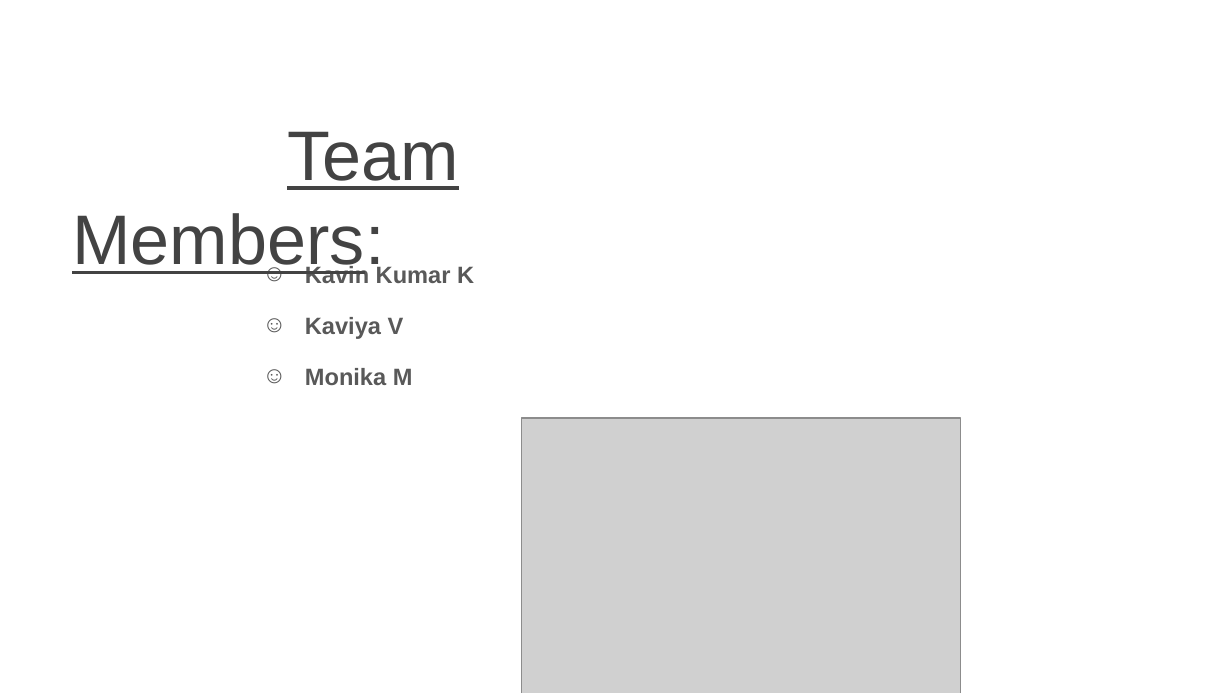
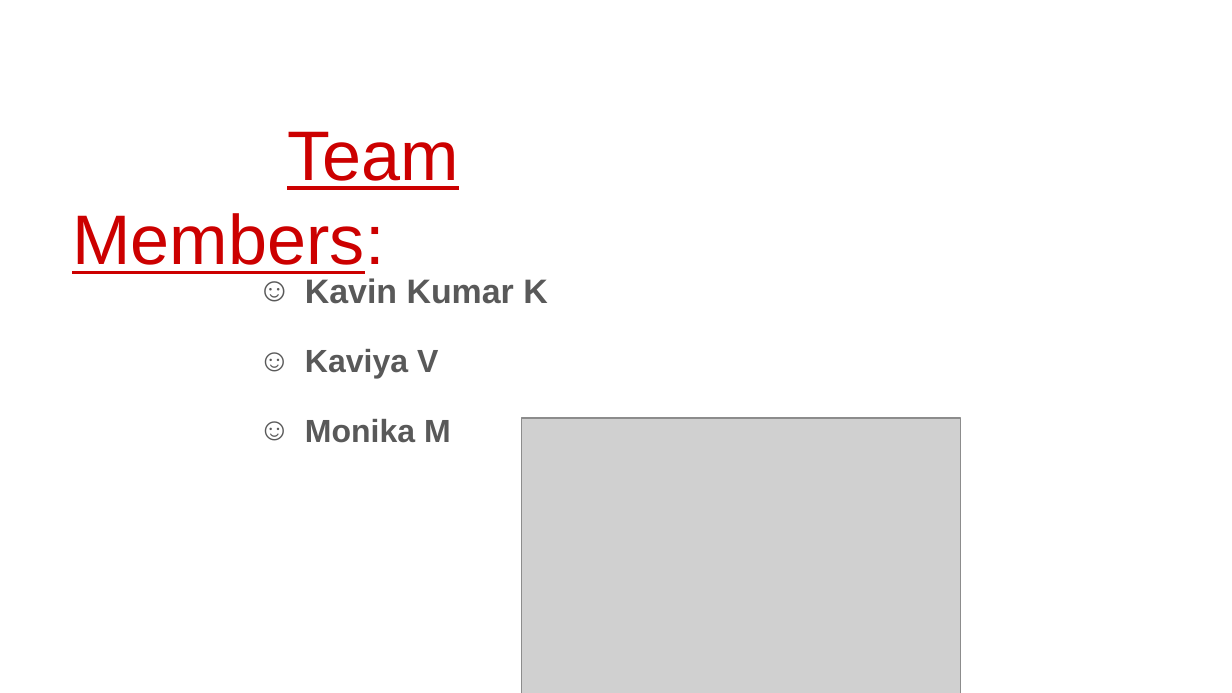
Before and after one commit to karpagamitech/CISHack-KARPAGAM, a slide deck: slide 2 of devils/presentation/PROJECT PROPOSAL.pptx. Drawn at 1232x693 pixels with LibreOffice and Linux fonts; fonts in the diff are those of the drawing; grey boxes stand for pictures. Boxes give left, top, right and bottom in pixels: in the first picture for what was removed or moved away, otherwise in the second. Text is boxed around its words. In the diff, an @@ line names an element or a change of style, - is before the commit and + after.

```diff
--- a/devils/presentation/PROJECT PROPOSAL.pptx
+++ b/devils/presentation/PROJECT PROPOSAL.pptx
@@ title "Team Members:" at [72,131,458,274]: text colour #434343 to #CC0000 @@
@@ subtitle "Kavin Kumar K" at [305,278,547,443]: size 13.8 to 19.8 pt in "Kavin Kumar K"; size 13.8 to 18.8 pt in "Kaviya V", "Monika M"; indent changed @@
```
Also in this commit, not shown: 6 other slides changed.
